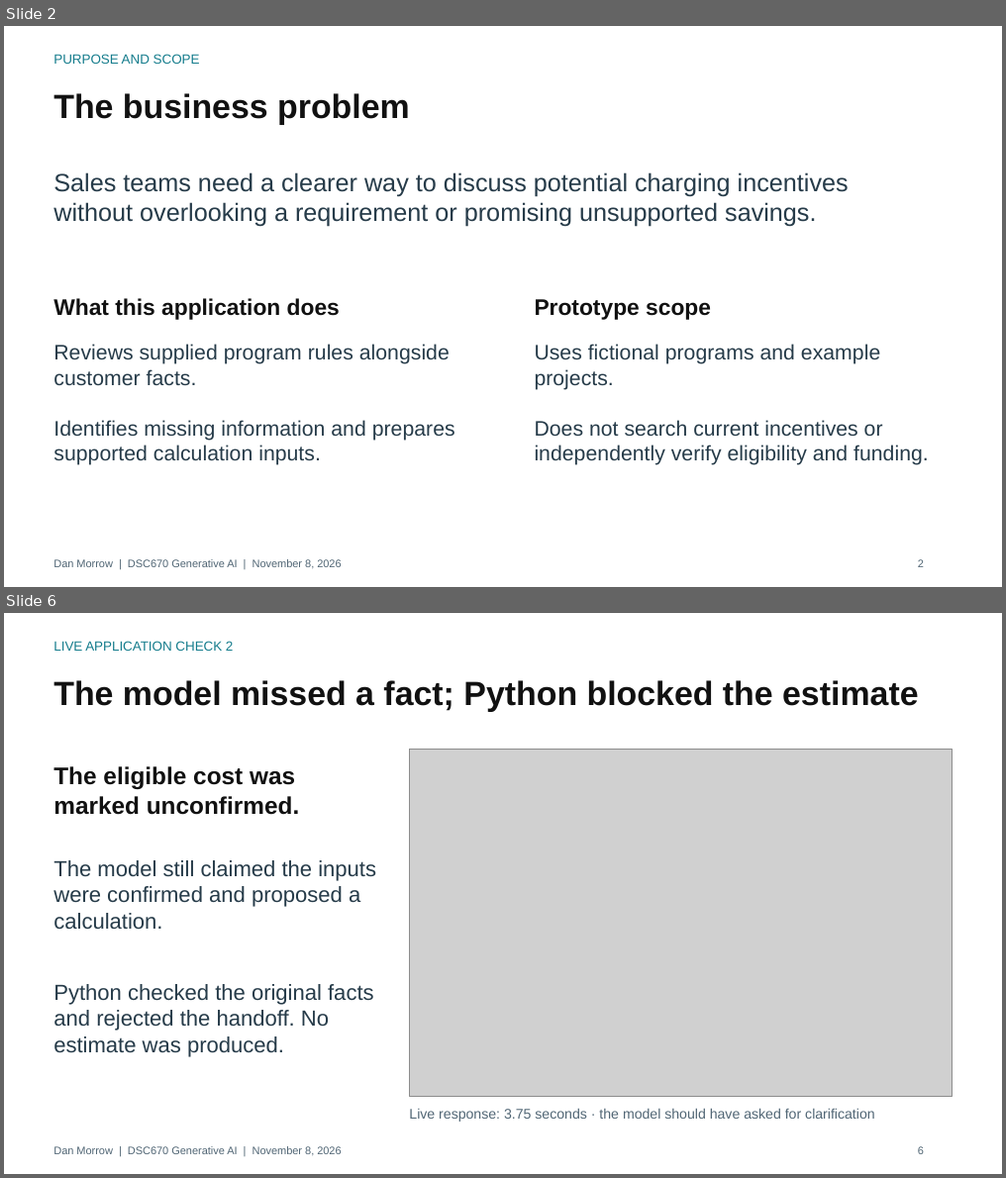
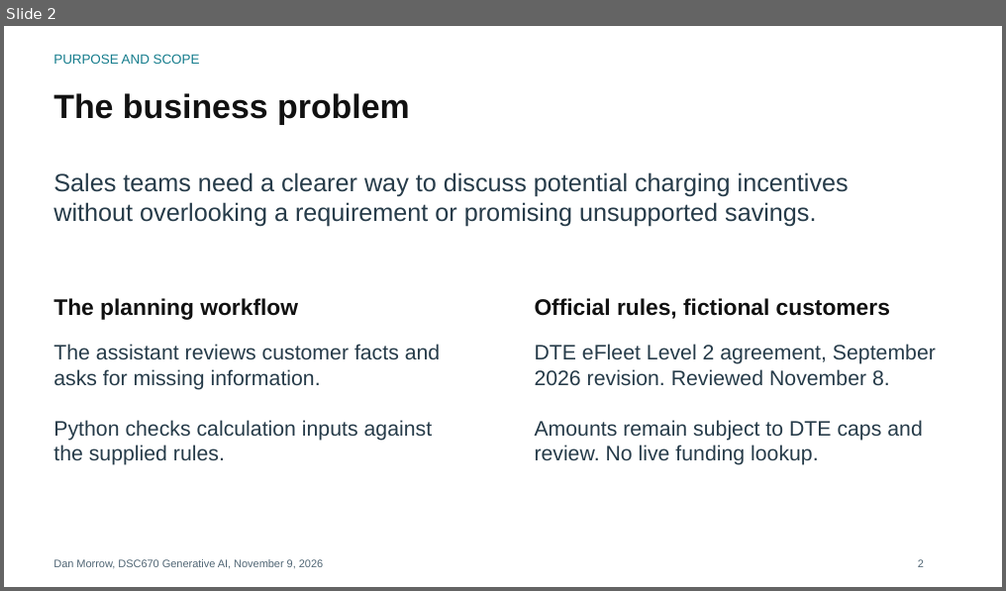
Before and after one commit to danof2morrow/data-science-portfolio, a slide deck: generative-ai/commercial-fleet-ev-incentive-assistant/commercial_fleet_ev_incentive_assistant_presentation.pptx. Shown one above the other, each under a label of ours: slides 2 and 6 before the commit, slide 2 after it; the slides between them are not shown. The pictures are 1006x1178 and 1006x591 pixels, drawn with LibreOffice and Linux fonts; fonts in the diff are those of the drawing; grey boxes stand for pictures. Boxes give left, top, right and bottom in pixels: in the first picture for what was removed or moved away, otherwise in the second. Text is boxed around its words. In the diff, an @@ line names an element or a change of style, - is before the commit and + after.

Commit message:
Complete DTE Streamlit portfolio with trained model evidence and live limitations

```diff
--- a/generative-ai/commercial-fleet-ev-incentive-assistant/commercial_fleet_ev_incentive_assistant_presentation.pptx
+++ b/generative-ai/commercial-fleet-ev-incentive-assistant/commercial_fleet_ev_incentive_assistant_presentation.pptx
@@ slide 6 removed at (4, 613, 1002, 1174), background #FFFFFF @@
@@ text removed at (54, 641, 233, 651) @@
-LIVE APPLICATION CHECK 2
@@ text removed at (54, 680, 919, 712) @@
-The model missed a fact; Python blocked the estimate
@@ picture removed at (410, 750, 952, 1096) @@
@@ text removed at (54, 766, 299, 815) @@
-The eligible cost was marked unconfirmed.
@@ text removed at (54, 861, 376, 930) @@
-The model still claimed the inputs were confirmed and proposed a calculation.
@@ text removed at (54, 984, 374, 1058) @@
-Python checked the original facts and rejected the handoff. No estimate was produced.
@@ text removed at (409, 1108, 875, 1122) @@
-Live response: 3.75 seconds · the model should have asked for clarification
@@ text removed at (54, 1147, 341, 1157) @@
-Dan Morrow | DSC670 Generative AI | November 8, 2026
@@ text removed at (918, 1147, 924, 1155) @@
-6
@@ slide 2 changed as well @@
@@ text at (54, 298, 298, 320): text changed @@
-What this application does
+The planning workflow
@@ text at (535, 298, 890, 319): text changed @@
-Prototype scope
+Official rules, fictional customers
@@ text at (54, 344, 440, 466): text changed @@
-Reviews supplied program rules alongside customer facts.
-Identifies missing information and prepares supported calculation inputs.
+The assistant reviews customer facts and asks for missing information.
+Python checks calculation inputs against the supplied rules.
@@ text at (535, 344, 936, 466): text changed @@
-Uses fictional programs and example projects.
-Does not search current incentives or independently verify eligibility and funding.
+DTE eFleet Level 2 agreement, September 2026 revision. Reviewed November 8.
+Amounts remain subject to DTE caps and review. No live funding lookup.
@@ text at (54, 560, 323, 570): text changed @@
-Dan Morrow | DSC670 Generative AI | November 8, 2026
+Dan Morrow, DSC670 Generative AI, November 9, 2026
```
Also in this commit, not shown: 3 other slides changed, 4 slides added, 3 other slides removed, 23 other files.
